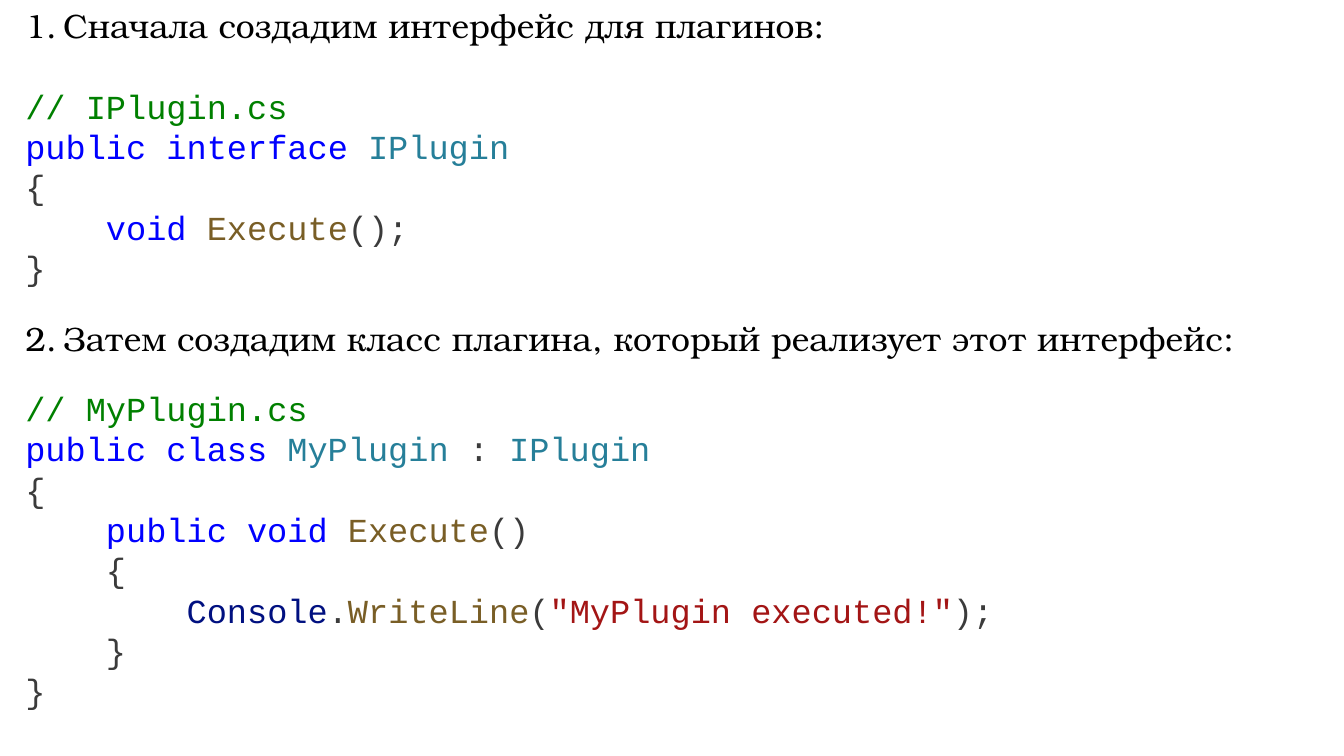
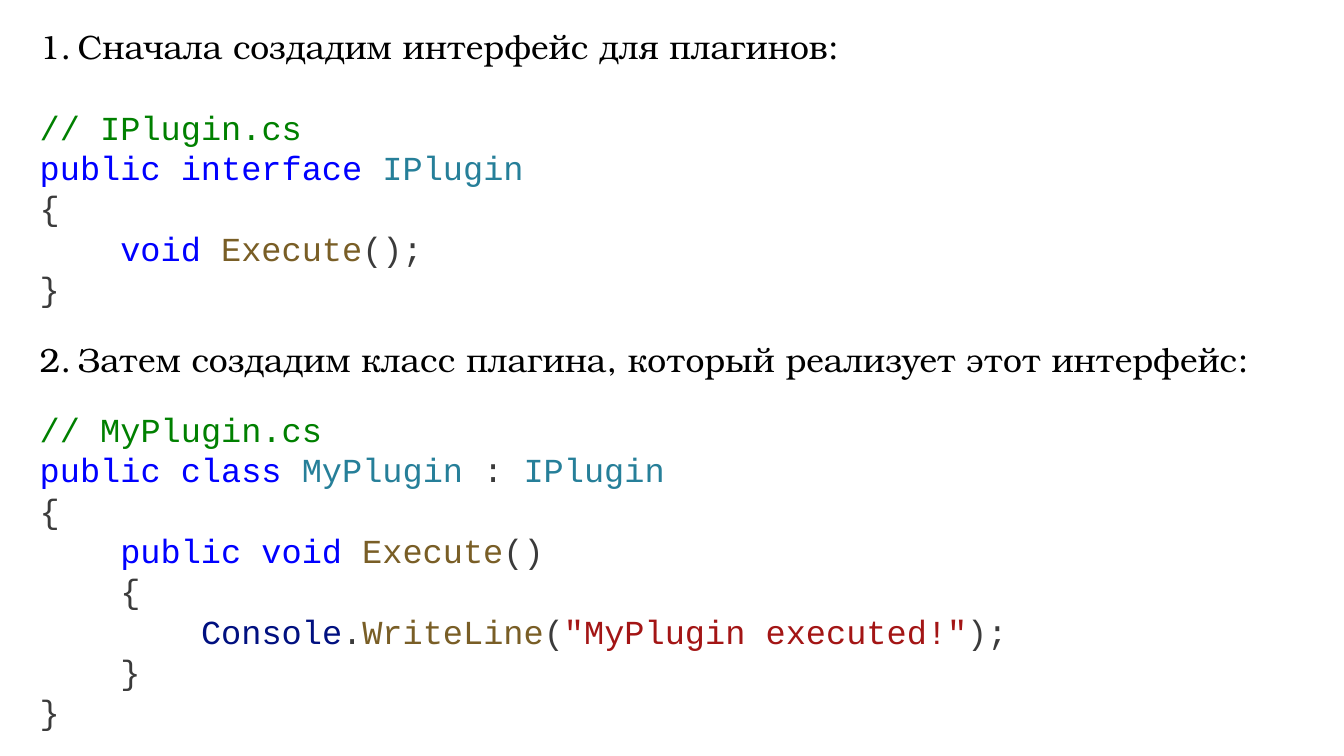
Before and after one commit to DaniilKlyukin/OOP-4, a slide deck: slide 26 of Лекции/ООП 1 лек 1.pptx. Drawn at 1344x756 pixels with LibreOffice and Linux fonts; fonts in the diff are those of the drawing. Boxes give left, top, right and bottom in pixels: in the first picture for what was removed or moved away, otherwise in the second. Text is boxed around its words. In the diff, an @@ line names an element or a change of style, - is before the commit and + after.

```diff
--- a/Лекции/ООП 1 лек 1.pptx
+++ b/Лекции/ООП 1 лек 1.pptx
@@ text "Сначала создадим интерфейс для плагинов:": place and size @@
-text "Сначала создадим интерфейс для плагинов:" at box(25, 14, 1223, 630)
+text "Сначала создадим интерфейс для плагинов:" at box(40, 35, 1238, 651)
```
Also in this commit, not shown: 25 other slides changed, 1 other file.
